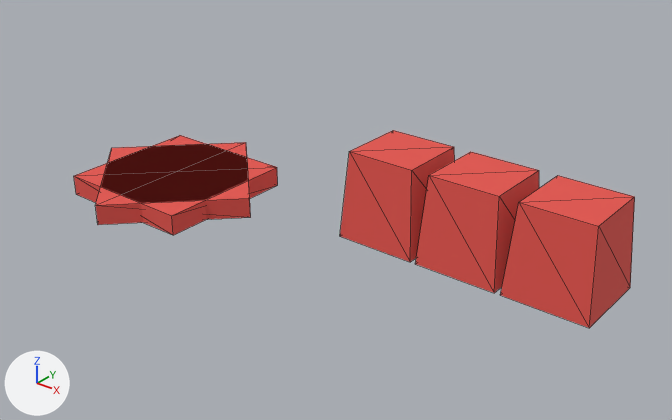
The glTF model public/models/keyboardsmash_m0_1.glb: old version first, new version second.
Camera for both pictures: a camera (50 mm lens) standing at (0.466, -0.596, 0.42) and looking at (-0.014, 0.004, 0.048). Lighting does not change. The marker at lower left points along +X, +Y and +Z. The picture after the commit comes second. Mesh edges are drawn as thin lines. Where no turn or scale is listed for an object, it has been applied to the vertices. Vertices at exactly the same position are counted once.

Names of what the first picture shows: 'keyboardsmash_m0_1_mesh'.
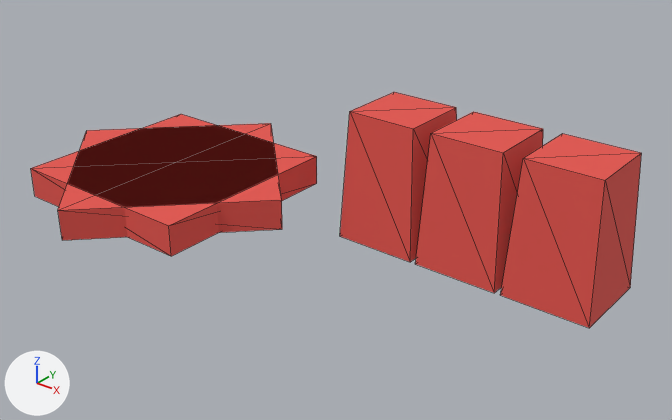
The change in detail:
me_keyboardsmash_m0_1_mesh is used by ob_keyboardsmash_m0_1_mesh; location (0.0, 0.0, 0.0).
me_keyboardsmash_m0_1_mesh had 40 vertices, 60 faces and spanned x -0.29..0.222, y -0.13..0.129, z -0.005..0.085.
me_keyboardsmash_m0_1_mesh now has 40 vertices, 60 faces and spans x -0.33..0.222, y -0.17..0.129, z -0.005..0.125.
me_keyboardsmash_m0_1_mesh part 1: the loose piece of 8 vertices spanning x -0.261..-0.119, y -0.101..0.041, z 0.03..0.05 is scaled about its middle by (1.4, 1.4, 1.5), then moved by (0.0, 0.0, 0.005).
me_keyboardsmash_m0_1_mesh part 2: the loose piece of 8 vertices spanning x -0.29..-0.09, y -0.13..0.07, z 0.03..0.05 is scaled about its middle by (1.4, 1.4, 1.5), then moved by (0.0, 0.0, 0.005).
me_keyboardsmash_m0_1_mesh part 3: all 12 vertices in x -0.036..0.216, y 0.051..0.123, z 0.085 are moved by (0.0, 0.0, 0.04).

Changed parts and their boxes [x1, y1, x2, y2] in the pictures (672 x 420 px; the box of a moved part takes in the faces that stretch with it):
'keyboardsmash_m0_1_mesh', reshaped (9% wider, 19% taller): before [74, 130, 635, 328]; after [31, 92, 642, 328]
part 1 of me_keyboardsmash_m0_1_mesh, moved or reshaped: before [74, 135, 278, 235]; after [31, 114, 317, 256]
part 2 of me_keyboardsmash_m0_1_mesh, moved or reshaped: before [95, 142, 251, 225]; after [58, 123, 282, 240]
part 3 of me_keyboardsmash_m0_1_mesh, moved or reshaped: before [340, 130, 635, 327]; after [340, 92, 642, 327]
